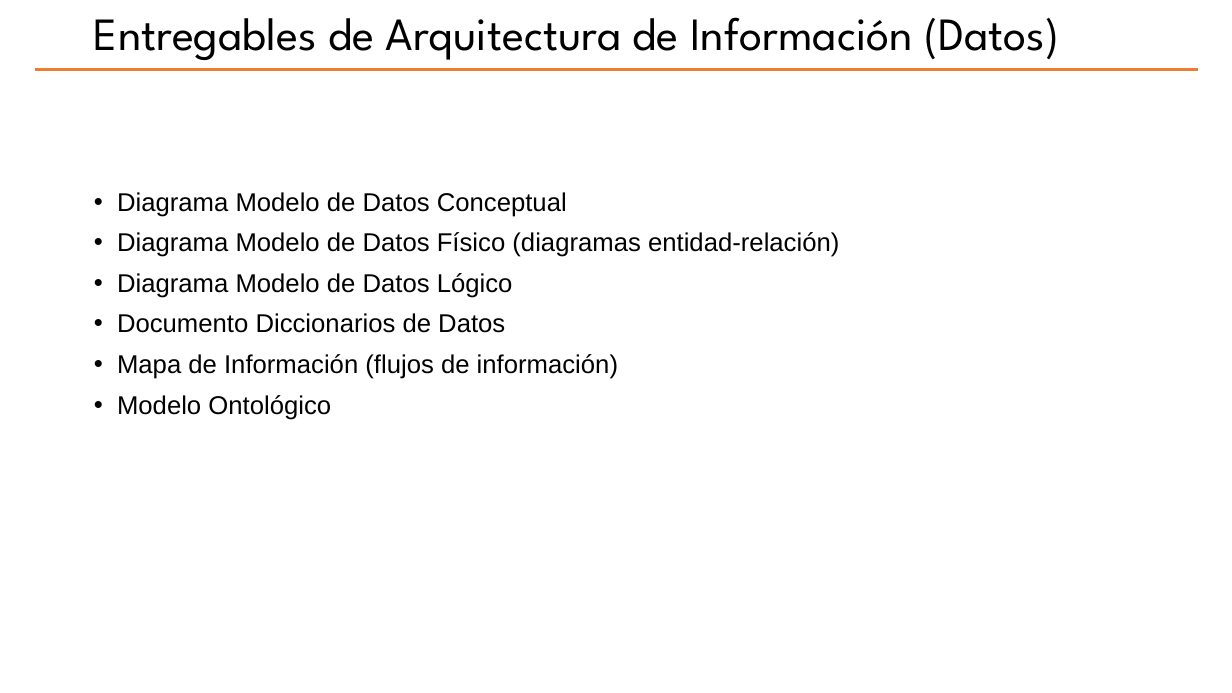
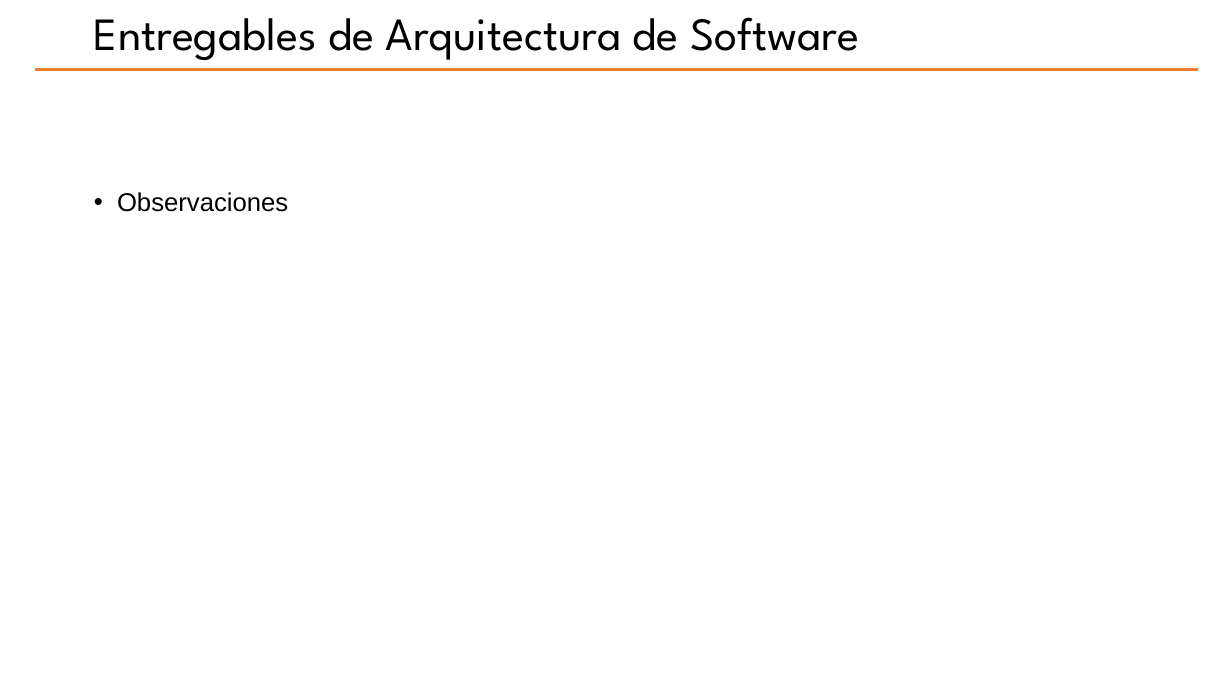
Before and after one commit to hwong23/pgn-078, a slide deck: slide 18 of content/pptxoutpt.pptx (slide 14 before the commit). Drawn at 1232x693 pixels with LibreOffice and Linux fonts; fonts in the diff are those of the drawing; background and template pictures are left out. Boxes give left, top, right and bottom in pixels: in the first picture for what was removed or moved away, otherwise in the second. Text is boxed around its words. In the diff, an @@ line names an element or a change of style, - is before the commit and + after.

Commit message:
upd pptx

```diff
--- a/content/pptxoutpt.pptx
+++ b/content/pptxoutpt.pptx
@@ title at <box>94,17,859,60</box>: text changed @@
-Entregables de Arquitectura de Información (Datos)
+Entregables de Arquitectura de Software
@@ text at <box>117,192,288,212</box>: text changed @@
-• Diagrama Modelo de Datos Conceptual
-• Diagrama Modelo de Datos Físico (diagramas entidad-relación)
-• Diagrama Modelo de Datos Lógico
-• Documento Diccionarios de Datos
-• Mapa de Información (flujos de información)
-• Modelo Ontológico
+• Observaciones
```
Also in this commit, not shown: 3 other slides changed, 4 slides added, 3 slides removed, 13 other files.
